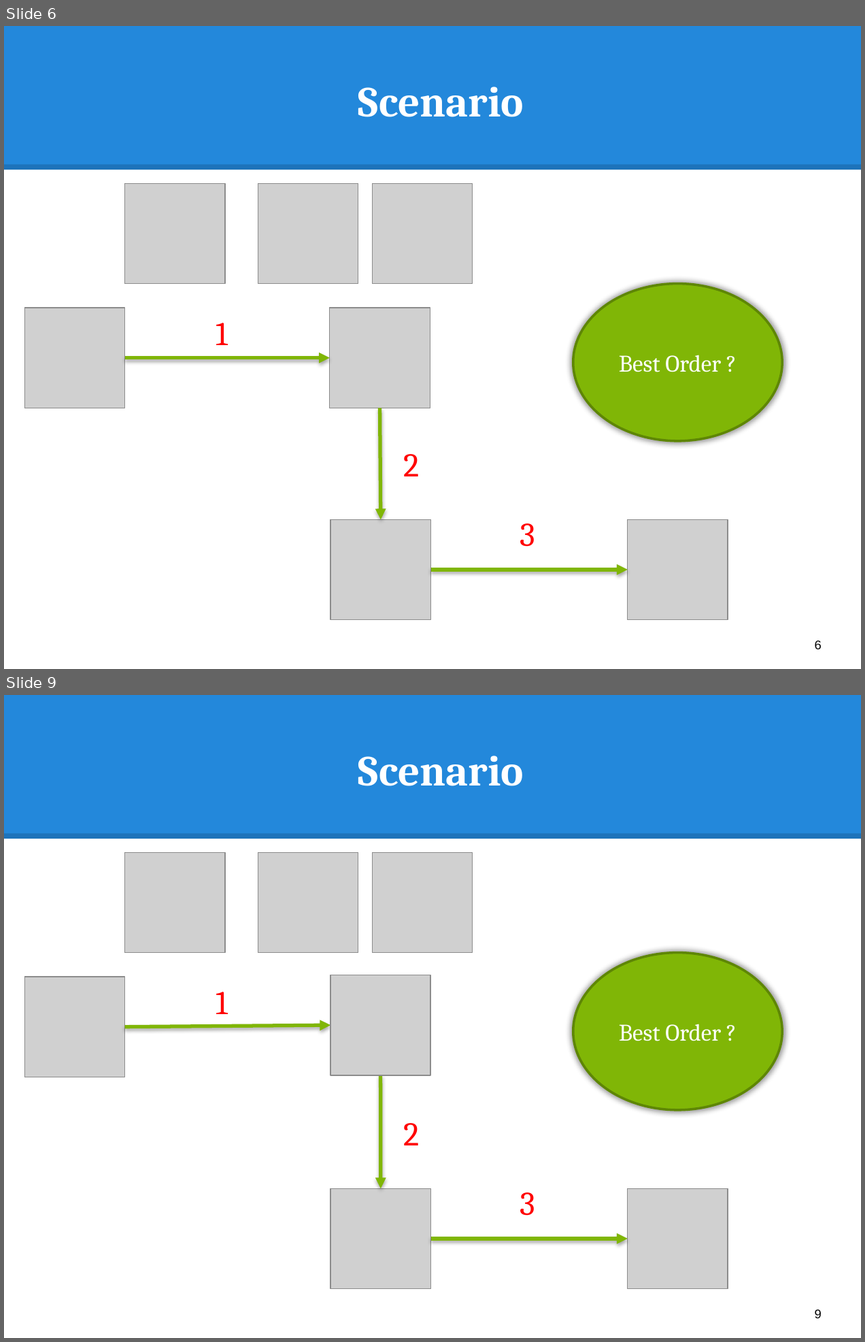
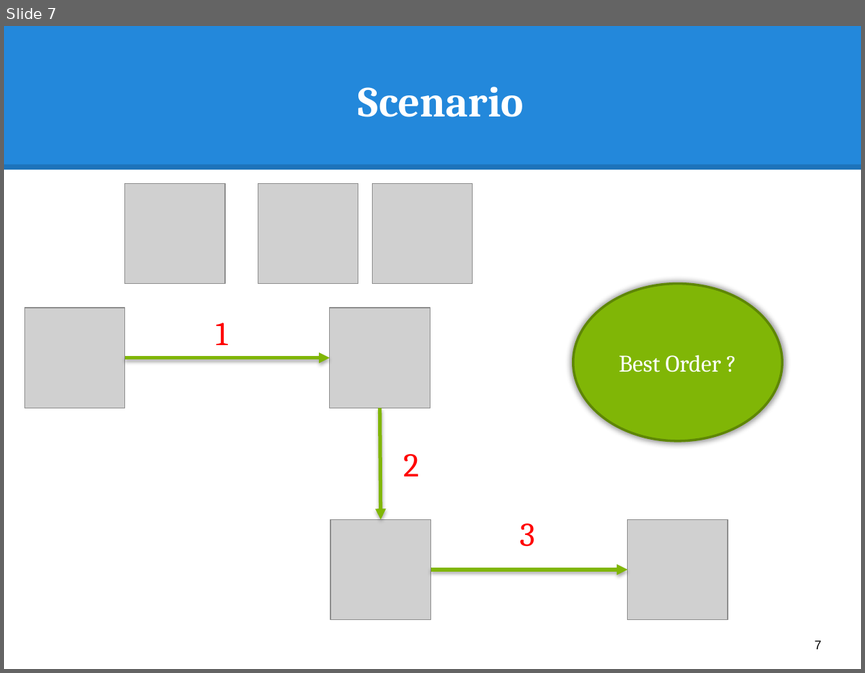
Before and after one commit to hqt/street-router, a slide deck: Document/presentation/present_ngoan.pptx. Shown one above the other, each under a label of ours: slides 6 and 9 before the commit, slide 7 after it; the slides between them are not shown. The pictures are 865x1342 and 865x673 pixels, drawn with LibreOffice and Linux fonts; fonts in the diff are those of the drawing; grey boxes stand for pictures. Boxes give left, top, right and bottom in pixels: in the first picture for what was removed or moved away, otherwise in the second. Text is boxed around its words. In the diff, an @@ line names an element or a change of style, - is before the commit and + after.

```diff
--- a/Document/presentation/present_ngoan.pptx
+++ b/Document/presentation/present_ngoan.pptx
@@ slide 9 removed at <box>4,695,861,1338</box>, background #FFFFFF; not listed: 2 template elements that a slide beside it also shows @@
@@ title removed at <box>358,756,524,786</box> @@
-Scenario
@@ picture removed at <box>125,852,225,952</box> @@
@@ picture removed at <box>258,852,358,952</box> @@
@@ picture removed at <box>373,852,473,952</box> @@
@@ ellipse removed at <box>573,952,782,1109</box> @@
-Best Order ?
@@ picture removed at <box>24,977,125,1077</box> @@
@@ picture removed at <box>330,975,430,1075</box> @@
@@ text removed at <box>215,991,228,1014</box> @@
-1
@@ arrow removed from (125, 1027) to (330, 1025) @@
@@ arrow removed from (380, 1075) to (381, 1189) @@
@@ text removed at <box>403,1123,419,1145</box> @@
-2
@@ picture removed at <box>330,1189,430,1289</box> @@
@@ text removed at <box>519,1192,535,1215</box> @@
-3
@@ picture removed at <box>628,1189,728,1289</box> @@
@@ arrow removed from (430, 1238) to (628, 1238) @@
@@ page number removed at <box>815,1309,821,1318</box> @@
-9
@@ what was slide 6 is now slide 7 @@
@@ page number at <box>815,640,821,649</box>: text changed @@
-6
+7
```
Also in this commit, not shown: 5 slides changed.
